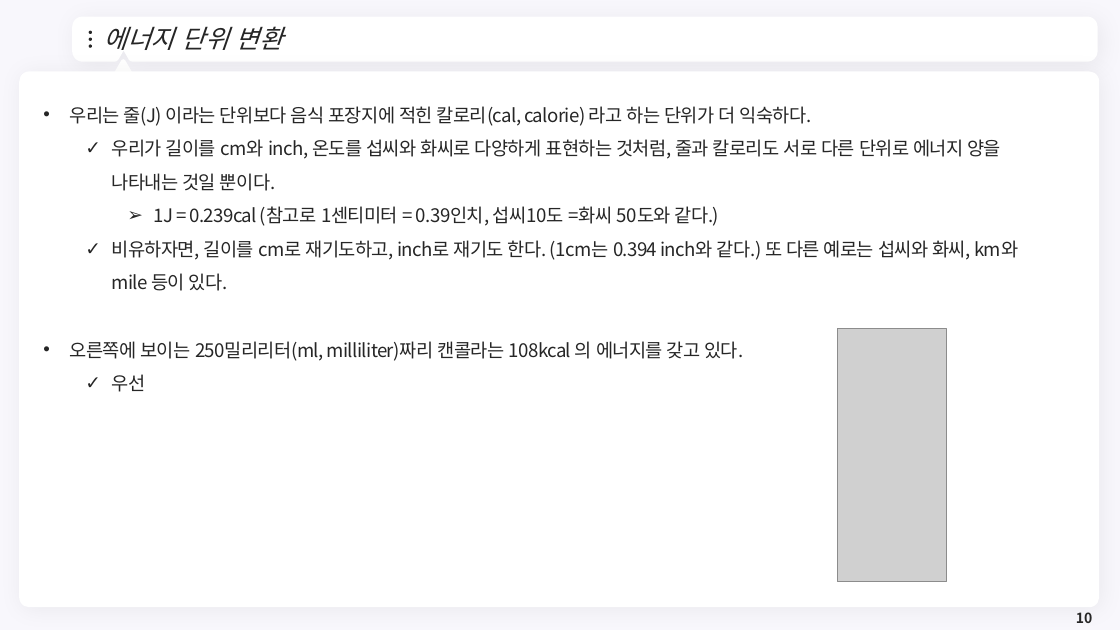
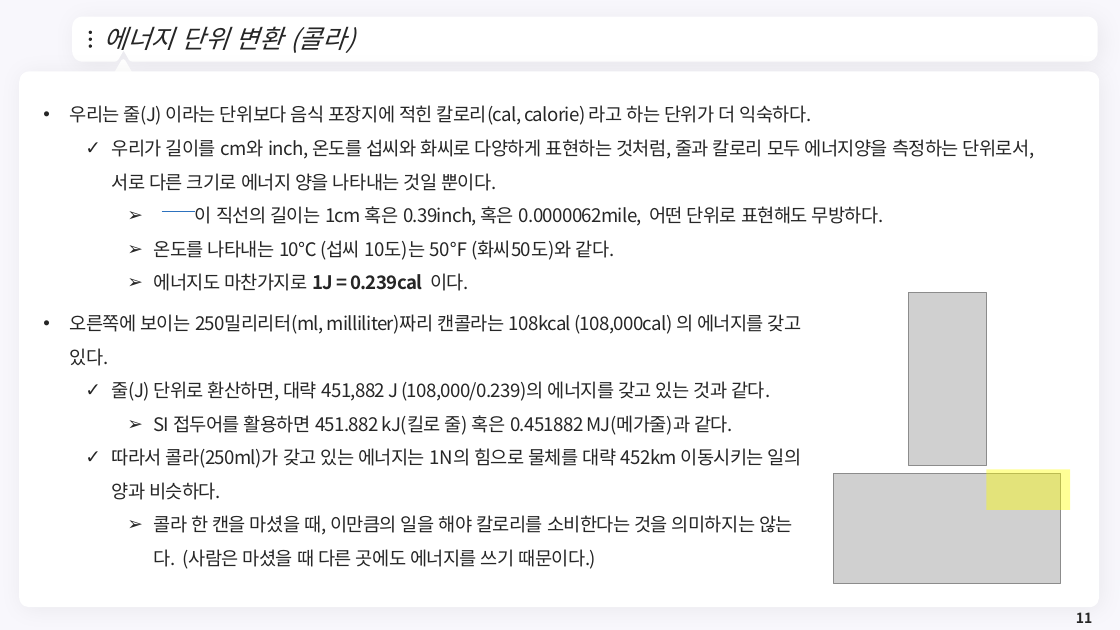
Before and after one commit to meandthey/Teaching, a slide deck: slide 11 of 에너지경제학/자원에너지경제학_Chapter_1.pptx (slide 10 before the commit). Drawn at 1120x630 pixels with LibreOffice and Linux fonts; fonts in the diff are those of the drawing; grey boxes stand for pictures; background and template pictures are left out. Boxes give left, top, right and bottom in pixels: in the first picture for what was removed or moved away, otherwise in the second. Text is boxed around its words. In the diff, an @@ line names an element or a change of style, - is before the commit and + after.

```diff
--- a/에너지경제학/자원에너지경제학_Chapter_1.pptx
+++ b/에너지경제학/자원에너지경제학_Chapter_1.pptx
@@ title at bbox=[104, 26, 354, 53]: text changed @@
-에너지 단위 변환
+에너지 단위 변환 (콜라)
@@ text at bbox=[112, 139, 1035, 291]: text changed @@
-  ✓ 우리가 길이를 cm와 inch, 온도를 섭씨와 화씨로 다양하게 표현하는 것처럼, 줄과 칼로리도 서로 다른 단위로 에너지 양을 나타내는 것일 뿐이다.
-    ➢ 1J = 0.239cal (참고로 1센티미터 = 0.39인치, 섭씨10도 =화씨 50도와 같다.)
-  ✓ 비유하자면, 길이를 cm로 재기도하고, inch로 재기도 한다. (1cm는 0.394 inch와 같다.) 또 다른 예로는 섭씨와 화씨, km와 mile 등이 있다.
-• 오른쪽에 보이는 250밀리리터(ml, milliliter)짜리 캔콜라는 108kcal 의 에너지를 갖고 있다.
-  ✓ 우선
+  ✓ 우리가 길이를 cm와 inch, 온도를 섭씨와 화씨로 다양하게 표현하는 것처럼, 줄과 칼로리 모두 에너지양을 측정하는 단위로서, 서로 다른 크기로 에너지 양을 나타내는 것일 뿐이다.
+    ➢ 이 직선의 길이는 1cm 혹은 0.39inch, 혹은 0.0000062mile, 어떤 단위로 표현해도 무방하다.
+    ➢ 온도를 나타내는 10℃ (섭씨 10도)는 50℉ (화씨50도)와 같다.
+    ➢ 에너지도 마찬가지로 1J = 0.239cal 이다.
@@ line added from (162, 212) to (195, 212), #2D72BE 1.5 pt @@
@@ picture added at bbox=[908, 292, 986, 465] @@
@@ text added at bbox=[70, 314, 802, 569], 16 pt, text #262626 @@
+• 오른쪽에 보이는 250밀리리터(ml, milliliter)짜리 캔콜라는 108kcal (108,000cal) 의 에너지를 갖고 있다.
+  ✓ 줄(J) 단위로 환산하면, 대략 451,882 J (108,000/0.239)의 에너지를 갖고 있는 것과 같다.
+    ➢ SI 접두어를 활용하면 451.882 kJ(킬로 줄) 혹은 0.451882 MJ(메가줄)과 같다.
+  ✓ 따라서 콜라(250ml)가 갖고 있는 에너지는 1N의 힘으로 물체를 대략 452km 이동시키는 일의 양과 비슷하다.
+    ➢ 콜라 한 캔을 마셨을 때, 이만큼의 일을 해야 칼로리를 소비한다는 것을 의미하지는 않는다. (사람은 마셨을 때 다른 곳에도 에너지를 쓰기 때문이다.)
@@ picture removed at bbox=[838, 329, 948, 581] @@
@@ picture added at bbox=[834, 474, 1061, 583] @@
@@ rectangle added at bbox=[986, 470, 1070, 510], fill #FFFF00 at 41% opacity @@
@@ page number at bbox=[1076, 612, 1092, 623]: text changed @@
-10
+11
```
Also in this commit, not shown: 5 other slides changed, 6 slides added.
